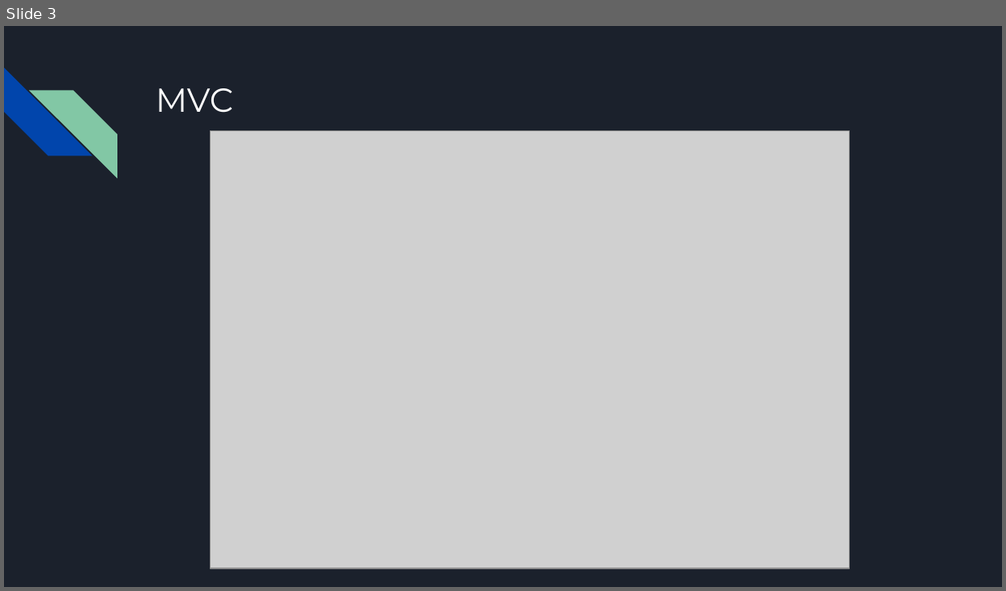
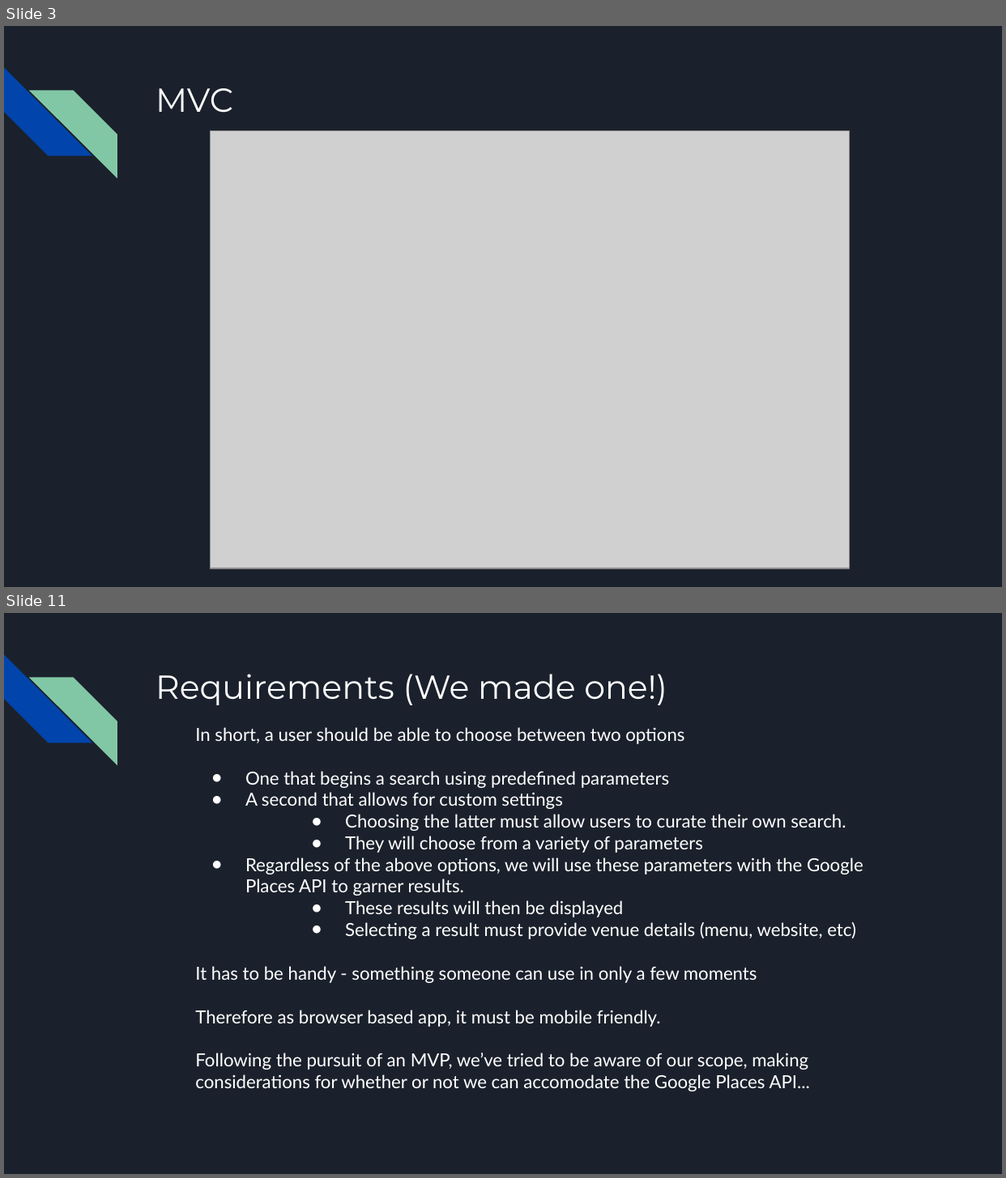
Before and after one commit to brianj-kim/ENSE-374-Project, a slide deck: Milestone#2 Reportouts/Milestone 2 report (WIP).pptx. Shown one above the other, each under a label of ours: slide 3 before the commit, slides 3 and 11 after it; the slides between them are not shown. The pictures are 1006x591 and 1006x1178 pixels, drawn with LibreOffice and Linux fonts; fonts in the diff are those of the drawing; grey boxes stand for pictures. Boxes give left, top, right and bottom in pixels: in the first picture for what was removed or moved away, otherwise in the second. Text is boxed around its words. In the diff, an @@ line names an element or a change of style, - is before the commit and + after.

```diff
--- a/Milestone#2 Reportouts/Milestone 2 report (WIP).pptx
+++ b/Milestone#2 Reportouts/Milestone 2 report (WIP).pptx
@@ slide 11 added at [4, 613, 1002, 1174], background #1B212C; not listed: 2 template elements that a slide beside it also shows @@
@@ title added at [155, 674, 667, 705], 24 pt, text #FFFFFF @@
+Requirements (We made one!)
@@ text added at [195, 727, 863, 1092], 13 pt, text #FFFFFF @@
+In short, a user should be able to choose between two options
+● One that begins a search using predefined parameters
+● A second that allows for custom settings
+● Choosing the latter must allow users to curate their own search.
+● They will choose from a variety of parameters
+● Regardless of the above options, we will use these parameters with the Google Places API to garner results.
+● These results will then be displayed
+● Selecting a result must provide venue details (menu, website, etc)
+It has to be handy - something someone can use in only a few moments
+Therefore as browser based app, it must be mobile friendly.
+Following the pursuit of an MVP, we’ve tried to be aware of our scope, making considerations for whether or not we can accomodate the Google Places API...
```
Also in this commit, not shown: 10 slides changed, 2 other slides added, 2 slides removed.
